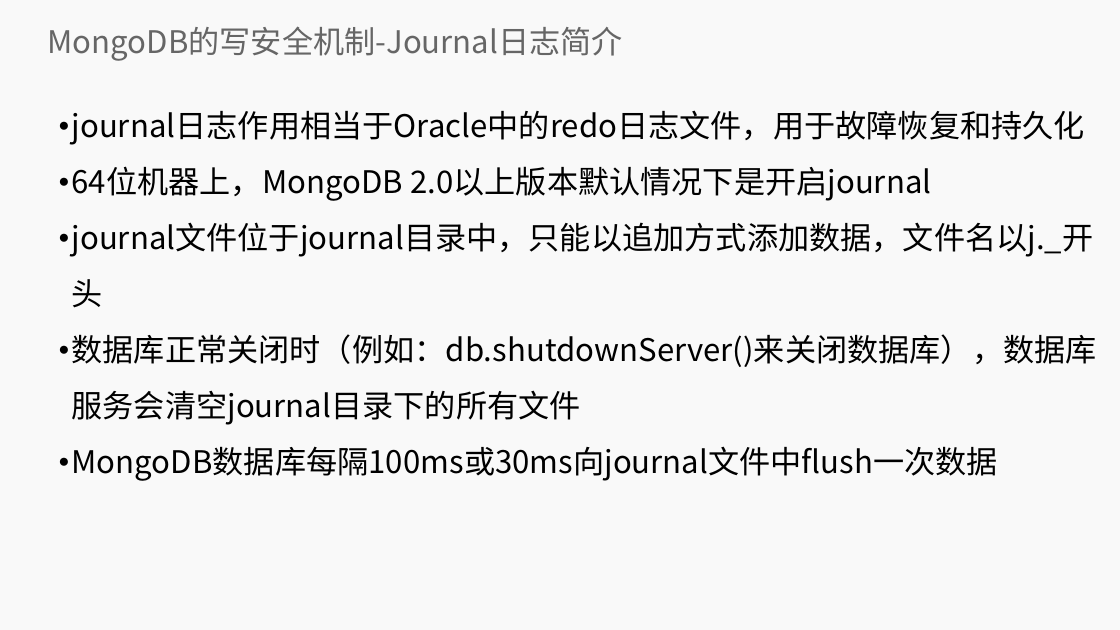
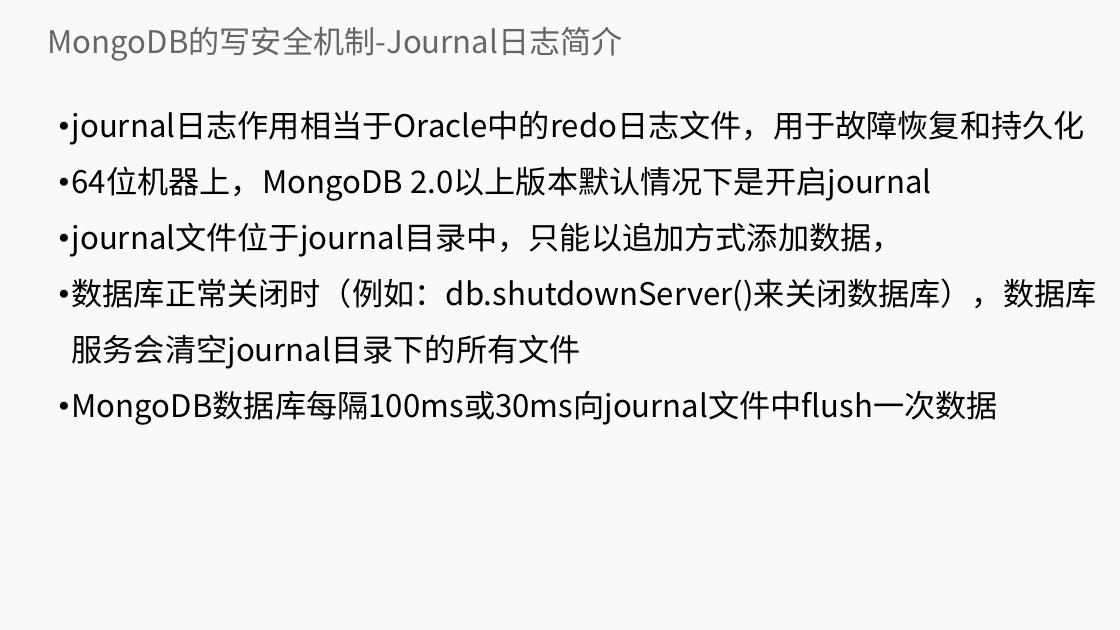
Before and after one commit to lihuanzhen2016/no-sql, a slide deck: slide 25 of PPT/04 MongoDB 数据更新.pptx (slide 32 before the commit). Drawn at 1120x630 pixels with LibreOffice and Linux fonts; fonts in the diff are those of the drawing; background and template pictures are left out. Boxes give left, top, right and bottom in pixels: in the first picture for what was removed or moved away, otherwise in the second. Text is boxed around its words. In the diff, an @@ line names an element or a change of style, - is before the commit and + after.

```diff
--- a/PPT/04 MongoDB 数据更新.pptx
+++ b/PPT/04 MongoDB 数据更新.pptx
@@ text at (72,222,903,257): text changed @@
-● journal文件位于journal目录中，只能以追加方式添加数据，文件名以j._开头
+● journal文件位于journal目录中，只能以追加方式添加数据，
```
Also in this commit, not shown: 2 other slides changed, 1 slide added, 7 slides removed, 1 other file.
